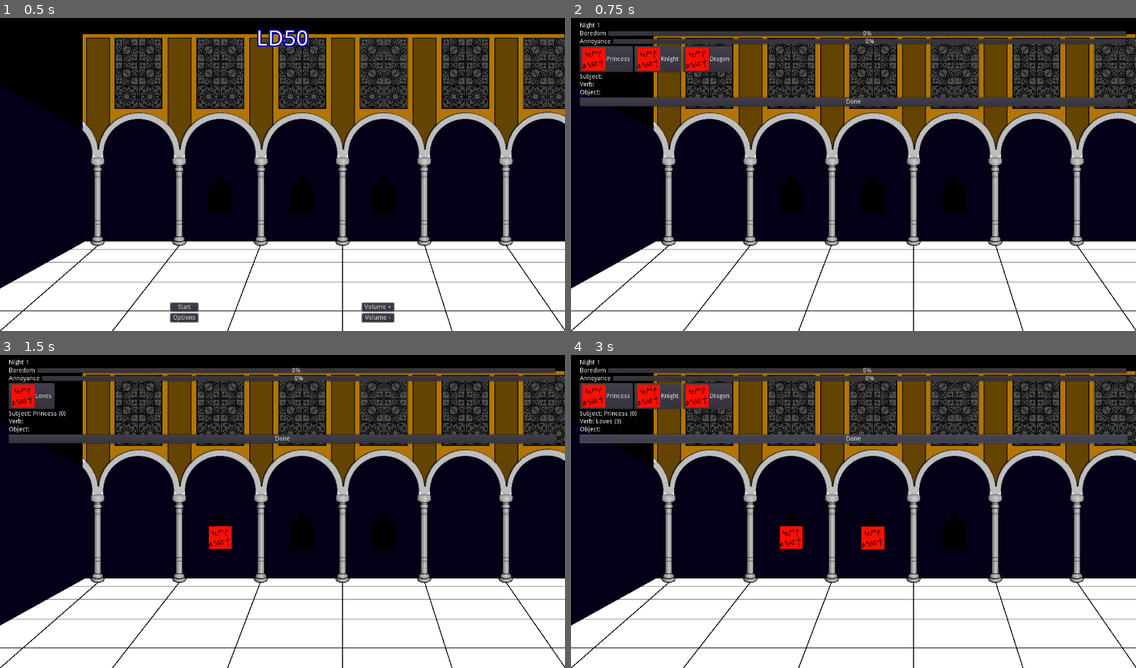
Above: before the commit, frames 1-4 (two rows, left to right).
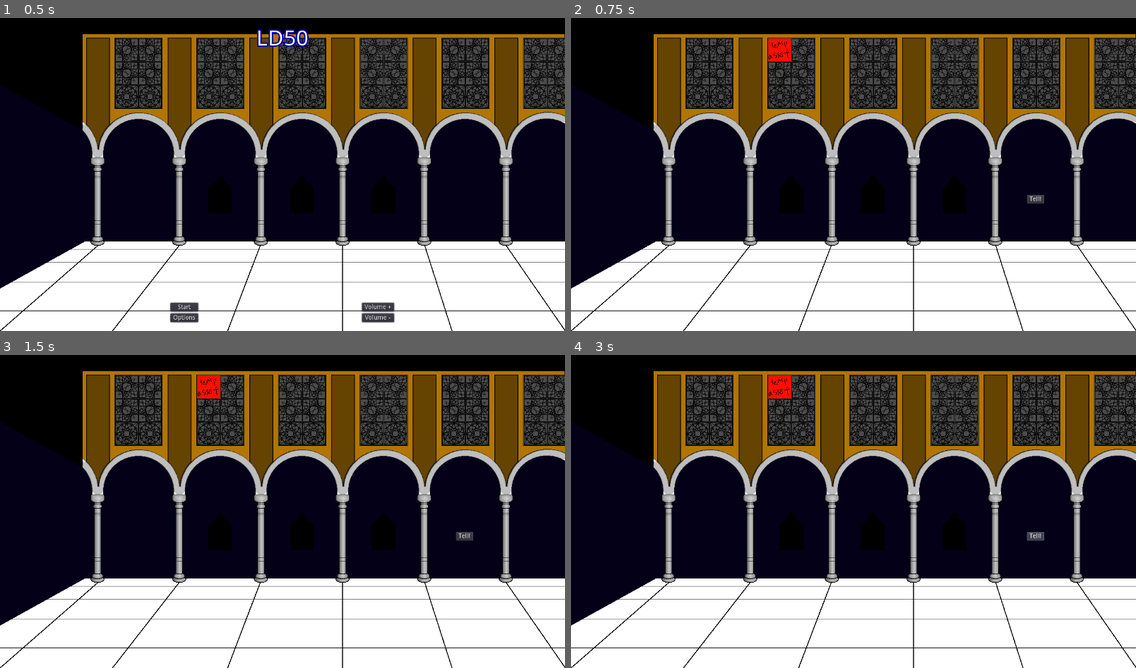
Above: after the commit, the same moments.

Repository: alpacanumerals/LD50
Game: Godot game, scene res://TitleScreen.tscn
Two runs of this game, one before a commit and one after it. Both use one fixed random seed, a clock stepped at 60 frames per second and the inputs below.
Inputs (mouse positions are in pixels of both pictures, inside the frame that each line leads up to):
- Up to frame 1 (0.5 s): no input
- Up to frame 2 (0.75 s): click "Start" at 0.5 s
- Up to frame 3 (1.5 s): click (33, 395) at 1.25 s, where only the run before the commit has a clickable "Princess"
- Up to frame 4 (3 s): click (604, 395) at 2 s, where only the run before the commit has a clickable "Loves"; click "Done" (after the commit: "Tell!") at 2.75 s

Frame 1 is identical in both runs. In frame 2, 7.1% of the frame differs, in the area x 1-99%, y 1-60%; in frame 3, 6.1%; in frame 4, 8.0%, in the area x 1-99%, y 1-63%.
Error before the commit: Invalid get index '2' (on base: 'Dictionary'). (res://plot_button.gd:9)
Error after the commit: Invalid get index '0' (on base: 'Dictionary'). (res://plot_button.gd:7)

Commit message:
broken cards

Diff:
--- a/CardsContainer.gd
+++ b/CardsContainer.gd
@@ -1,4 +1,4 @@
-extends HBoxContainer
+extends Container
 
 export var verbs: bool = false
 const card_button = preload("res://CardButton.tscn")
@@ -8,13 +8,13 @@
         for i in range(Story.operator_id_start, Story.new_id):
             var cb = card_button.instance()
             cb.card_id = Story.cards[i].id
-            cb.text = Story.cards[i].card_name
+            #cb.text = Story.cards[i].card_name
             add_child(cb)
     else:
         for i in range(0, Story.operator_id_start):
             var cb = card_button.instance()
             cb.card_id = Story.cards[i].id
-            cb.text = Story.cards[i].card_name
+            #cb.text = Story.cards[i].card_name
             add_child(cb)
 
 func _process(_delta):
--- /dev/null
+++ b/OpCard.gd
@@ -0,0 +1,24 @@
+extends Area2D
+
+var id : int
+
+signal player_click(card_id)
+
+func _ready():
+    pass
+
+func setup(card_id):
+    var card = Story.cards[card_id]
+    id = card.id
+    $Sprite.set_texture(card.texture)
+
+func _on_OpCard_input_event(viewport, event, shape_idx):
+    print("foo")
+    if event is InputEventMouseButton and event.button_index == BUTTON_LEFT and event.pressed:
+        Sound.play_button_jingle()
+        emit_signal("player_click", id)
+
+
+func _on_OpCard_mouse_entered():
+    print("foo")
+    pass # Replace with function body.
--- a/StoryScene.tscn
+++ b/StoryScene.tscn
@@ -8,8 +8,13 @@
 [ext_resource path="res://CardsContainer.gd" type="Script" id=6]
 [ext_resource path="res://window.gd" type="Script" id=7]
 [ext_resource path="res://assets/asset.png" type="Texture" id=8]
+[ext_resource path="res://OpCard.gd" type="Script" id=9]
+[ext_resource path="res://wall_cards.gd" type="Script" id=10]
 
 [sub_resource type="RectangleShape2D" id=1]
+extents = Vector2( 26, 26 )
+
+[sub_resource type="RectangleShape2D" id=2]
 extents = Vector2( 26, 26 )
 
 [node name="StoryScene" type="MarginContainer"]
@@ -19,8 +24,11 @@
 margin_top = 20.0
 margin_right = -20.0
 margin_bottom = -20.0
+mouse_filter = 2
+mouse_default_cursor_shape = 2
 
 [node name="VBoxContainer" type="VBoxContainer" parent="."]
+visible = false
 margin_right = 1240.0
 margin_bottom = 680.0
 
@@ -42,9 +50,8 @@
 
 [node name="ProgressBar" type="ProgressBar" parent="VBoxContainer/BoredomContainer"]
 margin_left = 63.0
-margin_right = 1240.0
-margin_bottom = 14.0
-size_flags_horizontal = 3
+margin_right = 67.0
+margin_bottom = 14.0
 size_flags_vertical = 1
 max_value = 10.0
 step = 1.0
@@ -63,19 +70,20 @@
 
 [node name="ProgressBar" type="ProgressBar" parent="VBoxContainer/AnnoyanceContainer"]
 margin_left = 74.0
-margin_right = 1240.0
-margin_bottom = 14.0
-size_flags_horizontal = 3
+margin_right = 78.0
+margin_bottom = 14.0
 size_flags_vertical = 1
 max_value = 10.0
 step = 1.0
 script = ExtResource( 1 )
 stat_name = "annoyance"
 
-[node name="OperandContainer" type="HBoxContainer" parent="VBoxContainer"]
+[node name="OperandContainer" type="GridContainer" parent="VBoxContainer"]
+visible = false
 margin_top = 54.0
 margin_right = 1240.0
 margin_bottom = 54.0
+columns = 2
 script = ExtResource( 6 )
 
 [node name="OperatorContainer2" type="HBoxContainer" parent="VBoxContainer"]
@@ -87,37 +95,30 @@
 verbs = true
 
 [node name="SubjectLabel" type="Label" parent="VBoxContainer"]
-margin_top = 58.0
-margin_right = 1240.0
-margin_bottom = 72.0
+margin_top = 54.0
+margin_right = 1240.0
+margin_bottom = 68.0
 text = "Subject: "
 script = ExtResource( 4 )
 label_text = "Subject: "
 
 [node name="VerbLabel" type="Label" parent="VBoxContainer"]
-margin_top = 76.0
-margin_right = 1240.0
-margin_bottom = 90.0
+margin_top = 72.0
+margin_right = 1240.0
+margin_bottom = 86.0
 text = "Verb: "
 script = ExtResource( 4 )
 part_of_speech = 1
 label_text = "Verb: "
 
 [node name="ObjectLabel" type="Label" parent="VBoxContainer"]
-margin_top = 94.0
-margin_right = 1240.0
-margin_bottom = 108.0
+margin_top = 90.0
+margin_right = 1240.0
+margin_bottom = 104.0
 text = "Object: "
 script = ExtResource( 4 )
 part_of_speech = 2
 label_text = "Object: "
-
-[node name="DoneButton" type="Button" parent="VBoxContainer"]
-margin_top = 112.0
-margin_right = 1240.0
-margin_bottom = 132.0
-text = "Done"
-script = ExtResource( 3 )
 
 [node name="Sprite" type="Sprite" parent="."]
 z_index = -1
@@ -166,4 +167,37 @@
 [node name="Sprite" type="Sprite" parent="ObjectWindow"]
 texture = ExtResource( 8 )
 
-[connection signal="pressed" from="VBoxContainer/DoneButton" to="VBoxContainer/DoneButton" method="_on_DoneButton_pressed"]
+[node name="WallCards" type="Node2D" parent="."]
+script = ExtResource( 10 )
+
+[node name="OpCard" type="Area2D" parent="WallCards"]
+position = Vector2( 453, 62 )
+script = ExtResource( 9 )
+__meta__ = {
+"_edit_group_": true
+}
+
+[node name="Sprite" type="Sprite" parent="WallCards/OpCard"]
+texture = ExtResource( 8 )
+
+[node name="CollisionShape2D" type="CollisionShape2D" parent="WallCards/OpCard"]
+shape = SubResource( 2 )
+disabled = true
+
+[node name="Node2D" type="Node2D" parent="."]
+position = Vector2( 1013, 391 )
+__meta__ = {
+"_edit_group_": true
+}
+
+[node name="DoneButton" type="Button" parent="Node2D"]
+margin_right = 39.0
+margin_bottom = 20.0
+text = "Tell!"
+script = ExtResource( 3 )
+
+[connection signal="input_event" from="WallCards/OpCard" to="WallCards/OpCard" method="_on_OpCard_input_event"]
+[connection signal="mouse_entered" from="WallCards/OpCard" to="WallCards/OpCard" method="_on_OpCard_mouse_entered"]
+[connection signal="player_click" from="WallCards/OpCard" to="WallCards" method="_on_OpCard_player_click"]
+[connection signal="pressed" from="Node2D/DoneButton" to="WallCards" method="_on_DoneButton_pressed"]
+[connection signal="pressed" from="Node2D/DoneButton" to="Node2D/DoneButton" method="_on_DoneButton_pressed"]
--- a/WordLabel.gd
+++ b/WordLabel.gd
@@ -7,3 +7,5 @@
     if (Story.current_tale.has(part_of_speech)):
         var content_id = Story.current_tale[part_of_speech]
         text = label_text + Story.cards[content_id].card_name + " (" + str(content_id) + ")"
+    else:
+        text = label_text
--- a/autoload/story.gd
+++ b/autoload/story.gd
@@ -15,7 +15,9 @@
 const knight = preload("res://cards/knight.gd")
 const dragon = preload("res://cards/dragon.gd")
 
-const loves = preload("res://cards/loves.gd")
+const love = preload("res://cards/love.gd")
+const slay = preload("res://cards/slay.gd")
+const reward = preload("res://cards/reward.gd")
 
 var cards = {}
 
@@ -63,7 +65,7 @@
         boredom += repeats
 
     # handle logic based on story content
-    if (verb is Loves):
+    if (verb is Love):
         if (subject.female == true
         && subject.monster == false
         && object.monster == true):
@@ -102,7 +104,9 @@
     setup_card(dragon.new(get_new_id()))
 
     operator_id_start = new_id
-    setup_card(loves.new(get_new_id()))
+    setup_card(love.new(get_new_id()))
+    setup_card(slay.new(get_new_id()))
+    setup_card(reward.new(get_new_id()))
 
 func setup_card(card):
     cards[card.id] = card
@@ -115,3 +119,4 @@
         current_phase = phase.OBJECT
     elif current_phase == phase.OBJECT:
         current_phase = phase.NONE
+    return current_phase == phase.VERB
--- /dev/null
+++ b/cards/love.gd
@@ -0,0 +1,10 @@
+extends Card
+class_name Love
+
+const card_name: String = "loved"
+const action: bool = true
+
+const texture: StreamTexture = preload("res://assets/asset.png")
+
+func _init(new_id):
+    id = new_id
--- a/cards/loves.gd
+++ b/cards/reward.gd
@@ -1,7 +1,7 @@
 extends Card
-class_name Loves
+class_name Reward
 
-const card_name: String = "Loves"
+const card_name: String = "rewarded"
 const action: bool = true
 
 const texture: StreamTexture = preload("res://assets/asset.png")
--- /dev/null
+++ b/cards/slay.gd
@@ -0,0 +1,10 @@
+extends Card
+class_name Slay
+
+const card_name: String = "slayed"
+const action: bool = true
+
+const texture: StreamTexture = preload("res://assets/asset.png")
+
+func _init(new_id):
+    id = new_id
--- a/project.godot
+++ b/project.godot
@@ -25,21 +25,33 @@
 "path": "res://cards/knight.gd"
 }, {
 "base": "Card",
-"class": "Loves",
+"class": "Love",
 "language": "GDScript",
-"path": "res://cards/loves.gd"
+"path": "res://cards/love.gd"
 }, {
 "base": "Card",
 "class": "Princess",
 "language": "GDScript",
 "path": "res://cards/princess.gd"
+}, {
+"base": "Card",
+"class": "Reward",
+"language": "GDScript",
+"path": "res://cards/reward.gd"
+}, {
+"base": "Card",
+"class": "Slay",
+"language": "GDScript",
+"path": "res://cards/slay.gd"
 } ]
 _global_script_class_icons={
 "Card": "",
 "Dragon": "",
 "Knight": "",
-"Loves": "",
-"Princess": ""
+"Love": "",
+"Princess": "",
+"Reward": "",
+"Slay": ""
 }
 
 [application]
--- /dev/null
+++ b/wall_cards.gd
@@ -0,0 +1,26 @@
+extends Node2D
+
+func _ready():
+    setup(false)
+
+func setup(verbs: bool):
+    var index : int
+    if (!verbs):
+        index = 0
+    else:
+        index = Story.operator_id_start
+
+    var cards = get_children()
+
+    for card in cards:
+        card.setup(index)
+        index += 1
+
+func _on_OpCard_player_click(card_id):
+    print("foo")
+    print(card_id)
+    var verb_toggle = Story.add_word(card_id)
+    setup(verb_toggle)
+
+func _on_DoneButton_pressed():
+    setup(false)
Not shown: 1 places in StoryScene.tscn that only renumber resources
